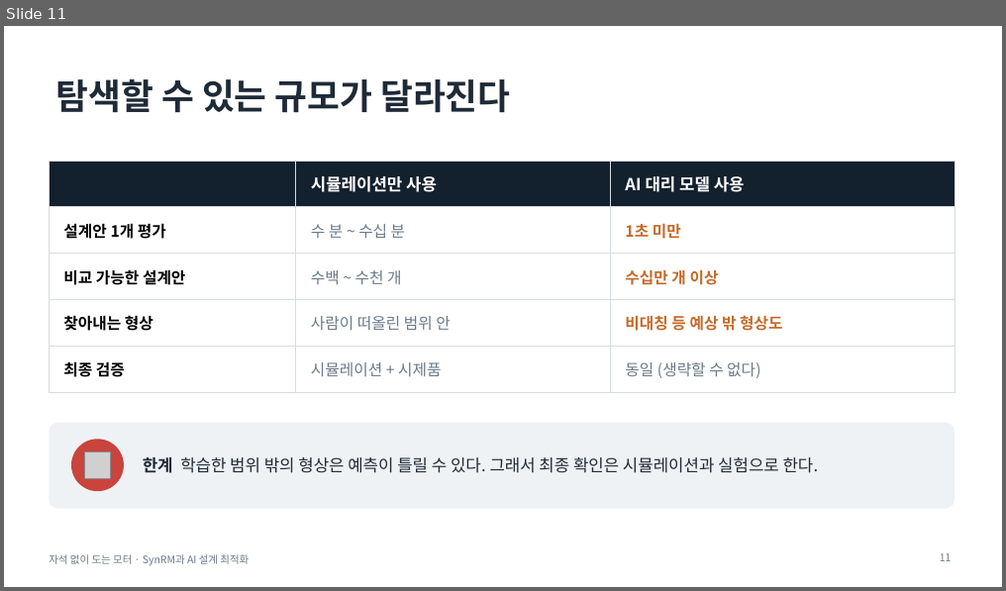
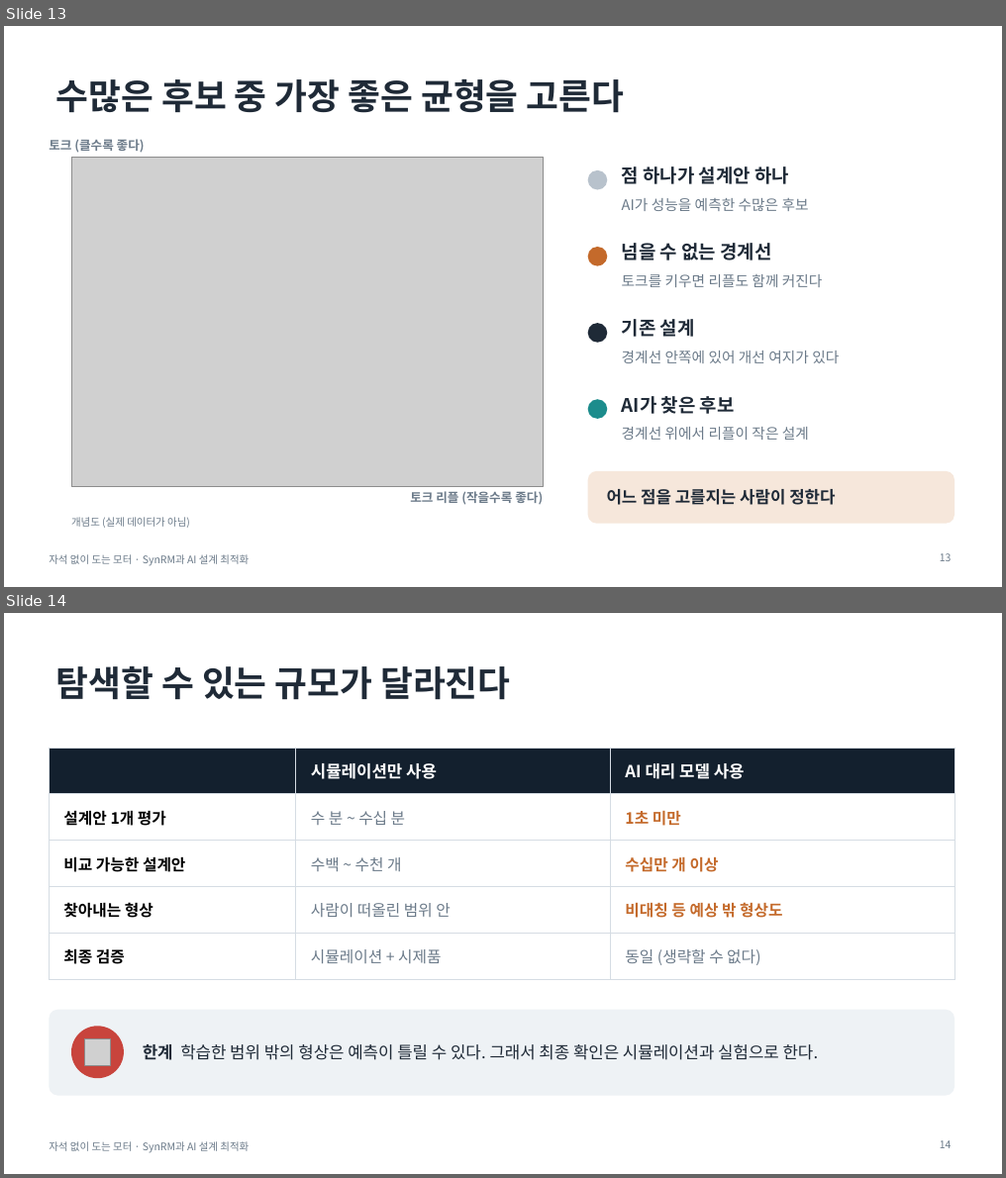
Before and after one commit to Lee123-12/00, a slide deck: synrm_발표/SynRM_발표.pptx. Shown one above the other, each under a label of ours: slide 11 before the commit, slides 13 and 14 after it. The pictures are 1006x591 and 1006x1178 pixels, drawn with LibreOffice and Linux fonts; fonts in the diff are those of the drawing; grey boxes stand for pictures. Boxes give left, top, right and bottom in pixels: in the first picture for what was removed or moved away, otherwise in the second. Text is boxed around its words. In the diff, an @@ line names an element or a change of style, - is before the commit and + after.

```diff
--- a/synrm_발표/SynRM_발표.pptx
+++ b/synrm_발표/SynRM_발표.pptx
@@ slide 13 added at [4, 26, 1002, 587], background #FFFFFF; not listed: 1 template element that a slide beside it also shows @@
@@ title added at [56, 79, 624, 113], 34 pt, text #1F2A37, bold @@
+수많은 후보 중 가장 좋은 균형을 고른다
@@ text added at [49, 139, 145, 153], 12 pt, text #6B7A89, bold @@
+토크 (클수록 좋다)
@@ picture added at [71, 157, 543, 487] @@
@@ ellipse added at [588, 171, 607, 190], fill #B8C2CC @@
@@ text added at [622, 167, 789, 184], 18 pt, text #1F2A37, bold @@
+점 하나가 설계안 하나
@@ text added at [622, 198, 809, 211], 14 pt, text #6B7A89 @@
+AI가 성능을 예측한 수많은 후보
@@ ellipse added at [588, 247, 607, 267], fill #C46A2B @@
@@ text added at [622, 243, 772, 261], 18 pt, text #1F2A37, bold @@
+넘을 수 없는 경계선
@@ text added at [622, 274, 823, 287], 14 pt, text #6B7A89 @@
+토크를 키우면 리플도 함께 커진다
@@ text added at [622, 319, 695, 337], 18 pt, text #1F2A37, bold @@
+기존 설계
@@ ellipse added at [588, 323, 607, 343], fill #1F2A37 @@
@@ text added at [622, 351, 839, 364], 14 pt, text #6B7A89 @@
+경계선 안쪽에 있어 개선 여지가 있다
@@ ellipse added at [588, 399, 607, 419], fill #1C8C8C @@
@@ text added at [622, 396, 735, 414], 18 pt, text #1F2A37, bold @@
+AI가 찾은 후보
@@ text added at [622, 427, 809, 440], 14 pt, text #6B7A89 @@
+경계선 위에서 리플이 작은 설계
@@ text added at [410, 491, 543, 505], 12 pt, text #6B7A89, bold @@
+토크 리플 (작을수록 좋다)
@@ rounded rectangle added at [588, 472, 954, 524], fill #F6E7DB @@
@@ text added at [607, 489, 835, 505], 16 pt, text #1F2A37, bold @@
+어느 점을 고를지는 사람이 정한다
@@ text added at [71, 517, 190, 528], 10 pt, text #6B7A89 @@
+개념도 (실제 데이터가 아님)
@@ page number added at [940, 554, 951, 562], 10 pt, text #6B7A89 @@
+13
@@ what was slide 11 is now slide 14 @@
@@ page number at [940, 1141, 951, 1149]: text changed @@
-11
+14
```
Also in this commit, not shown: 3 slides changed, 2 other slides added, 1 other file.
